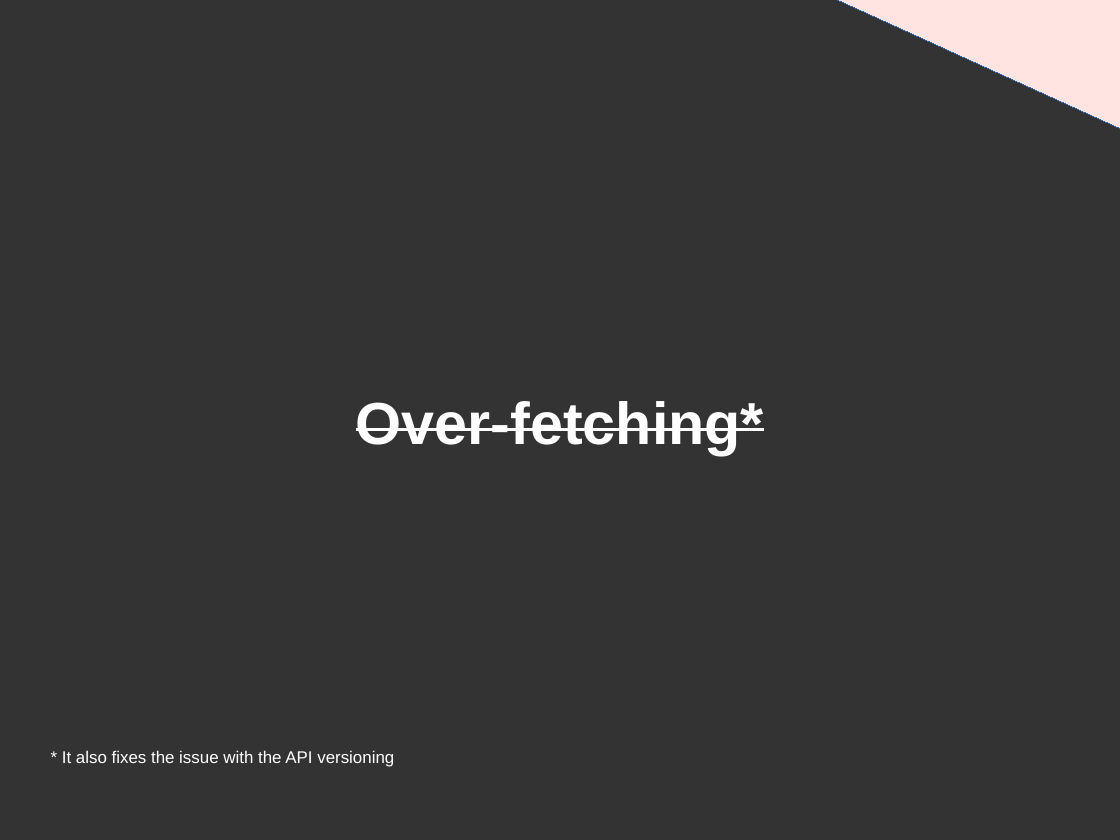
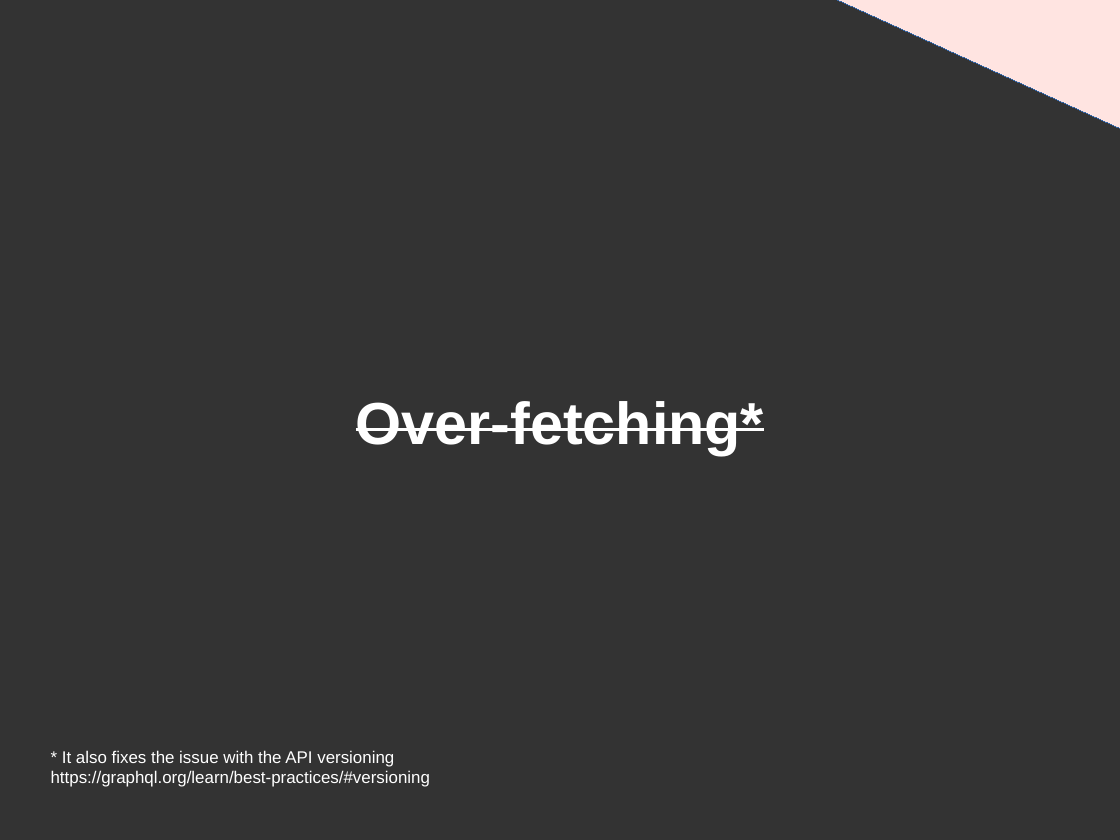
Before and after one commit to DanYellow/presentations, a slide deck: slide 49 of graphql/presentation.odp. Drawn at 1120x840 pixels with LibreOffice and Linux fonts; fonts in the diff are those of the drawing. Boxes give left, top, right and bottom in pixels: in the first picture for what was removed or moved away, otherwise in the second. Text is boxed around its words. In the diff, an @@ line names an element or a change of style, - is before the commit and + after.

```diff
--- a/graphql/presentation.odp
+++ b/graphql/presentation.odp
@@ text at [51,750,430,787]: text changed @@
-* It also fixes the issue with the API versioning
+* It also fixes the issue with the API versioning
+https://graphql.org/learn/best-practices/#versioning
```
Also in this commit, not shown: 8 other slides changed, 3 other files.
